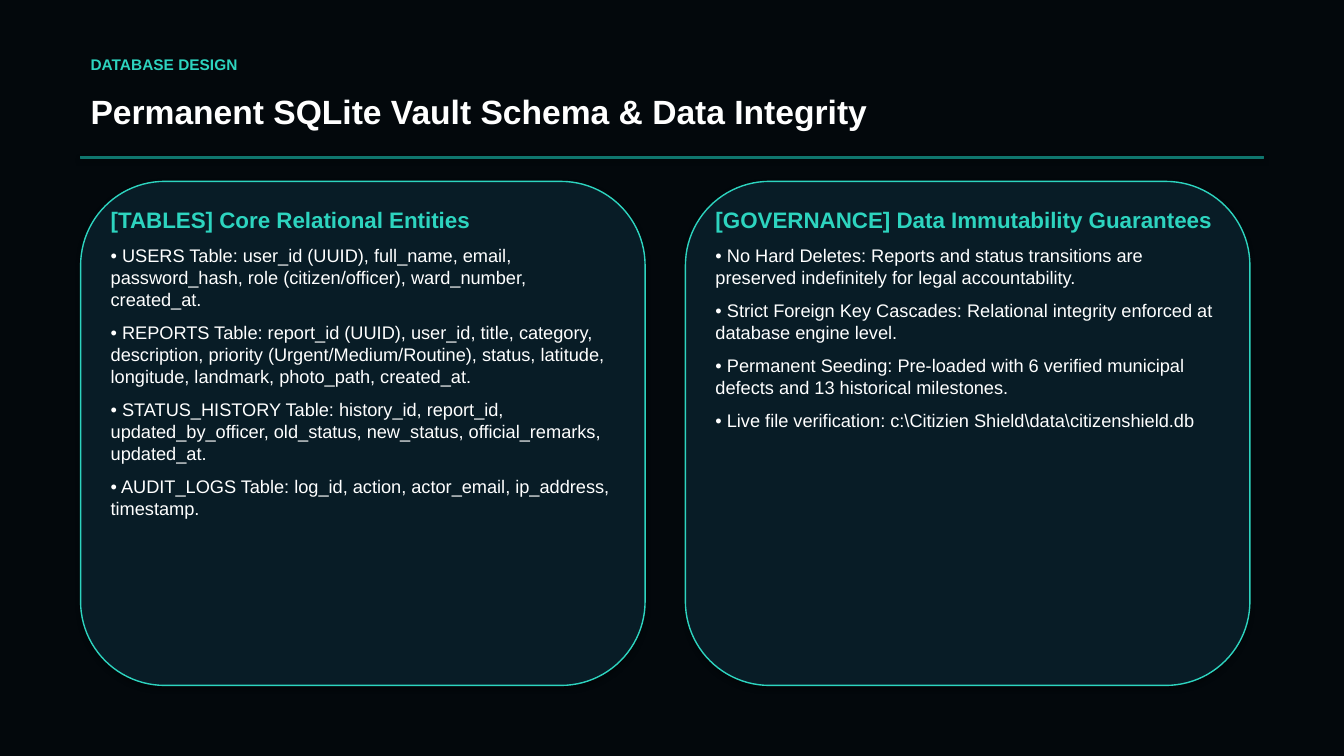
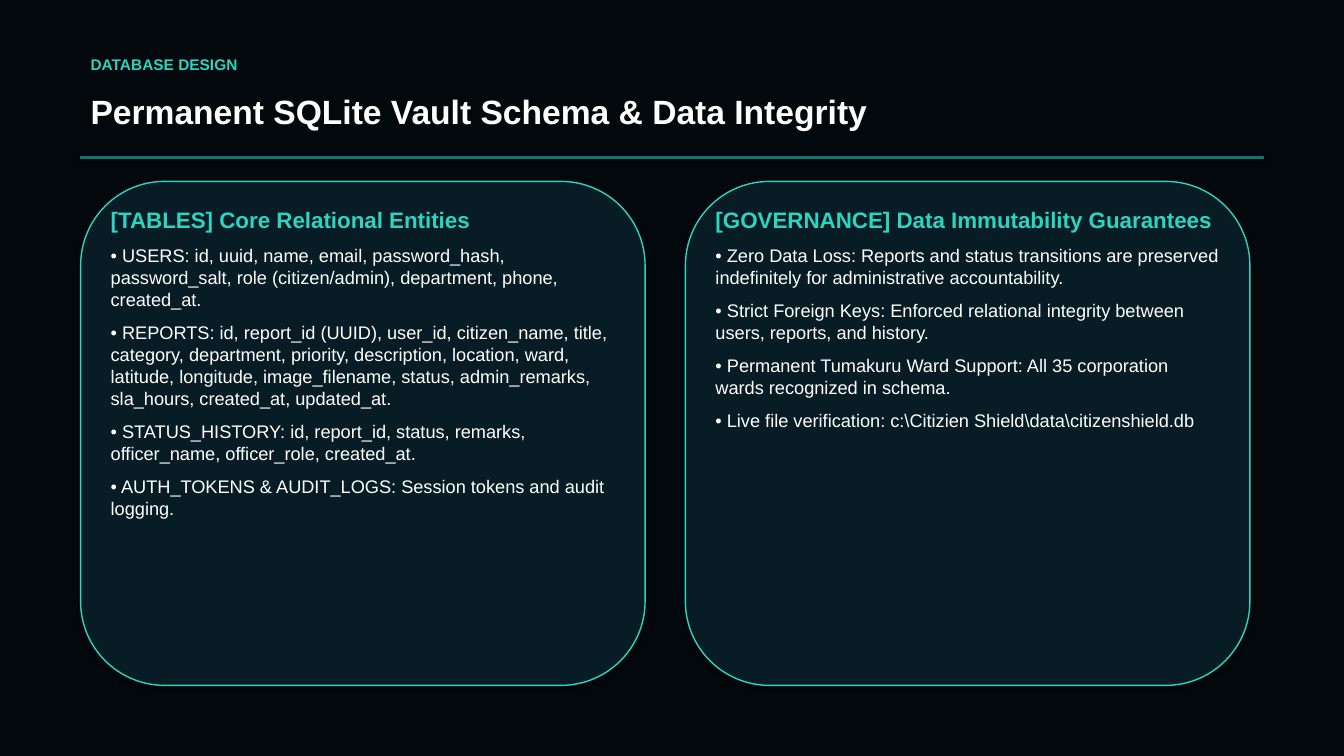
Before and after one commit to chinmaymr7090/CitizenShield, a slide deck: slide 5 of CitizenShield_Presentation.pptx. Drawn at 1344x756 pixels with LibreOffice and Linux fonts; fonts in the diff are those of the drawing. Boxes give left, top, right and bottom in pixels: in the first picture for what was removed or moved away, otherwise in the second. Text is boxed around its words. In the diff, an @@ line names an element or a change of style, - is before the commit and + after.

Commit message:
Update presentation (.pptx) with Tumakuru 35 wards and Admin ID/Password workflow

```diff
--- a/CitizenShield_Presentation.pptx
+++ b/CitizenShield_Presentation.pptx
@@ text at bbox=[111, 248, 607, 519]: text changed @@
-• USERS Table: user_id (UUID), full_name, email, password_hash, role (citizen/officer), ward_number, created_at.
-• REPORTS Table: report_id (UUID), user_id, title, category, description, priority (Urgent/Medium/Routine), status, latitude, longitude, landmark, photo_path, created_at.
-• STATUS_HISTORY Table: history_id, report_id, updated_by_officer, old_status, new_status, official_remarks, updated_at.
-• AUDIT_LOGS Table: log_id, action, actor_email, ip_address, timestamp.
+• USERS: id, uuid, name, email, password_hash, password_salt, role (citizen/admin), department, phone, created_at.
+• REPORTS: id, report_id (UUID), user_id, citizen_name, title, category, department, priority, description, location, ward, latitude, longitude, image_filename, status, admin_remarks, sla_hours, created_at, updated_at.
+• STATUS_HISTORY: id, report_id, status, remarks, officer_name, officer_role, created_at.
+• AUTH_TOKENS & AUDIT_LOGS: Session tokens and audit logging.
@@ text at bbox=[715, 248, 1219, 398]: text changed @@
-• No Hard Deletes: Reports and status transitions are preserved indefinitely for legal accountability.
-• Strict Foreign Key Cascades: Relational integrity enforced at database engine level.
-• Permanent Seeding: Pre-loaded with 6 verified municipal defects and 13 historical milestones.
+• Zero Data Loss: Reports and status transitions are preserved indefinitely for administrative accountability.
+• Strict Foreign Keys: Enforced relational integrity between users, reports, and history.
+• Permanent Tumakuru Ward Support: All 35 corporation wards recognized in schema.
```
Also in this commit, not shown: 10 other slides changed, 1 slide added, 1 slide removed, 1 other file.
